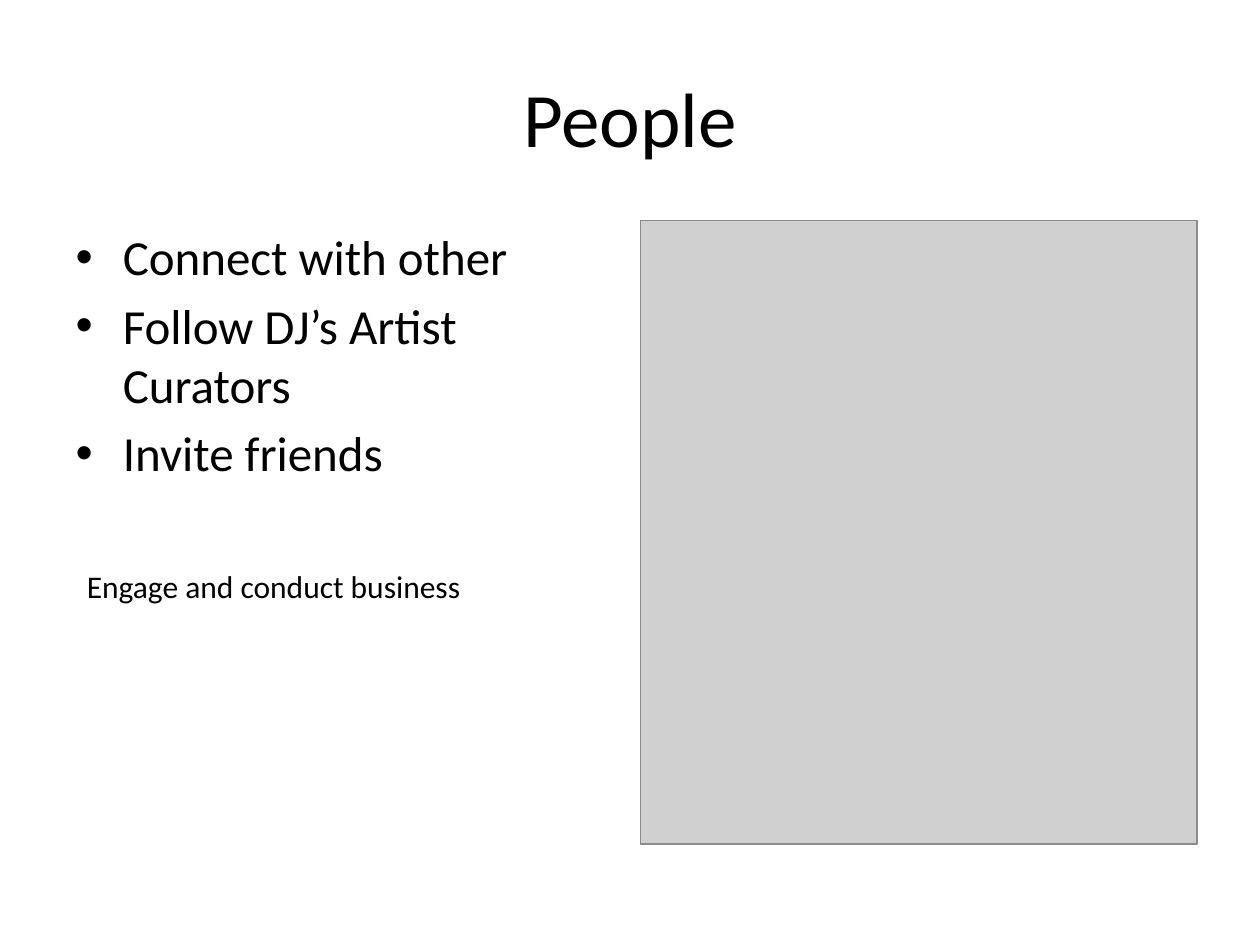
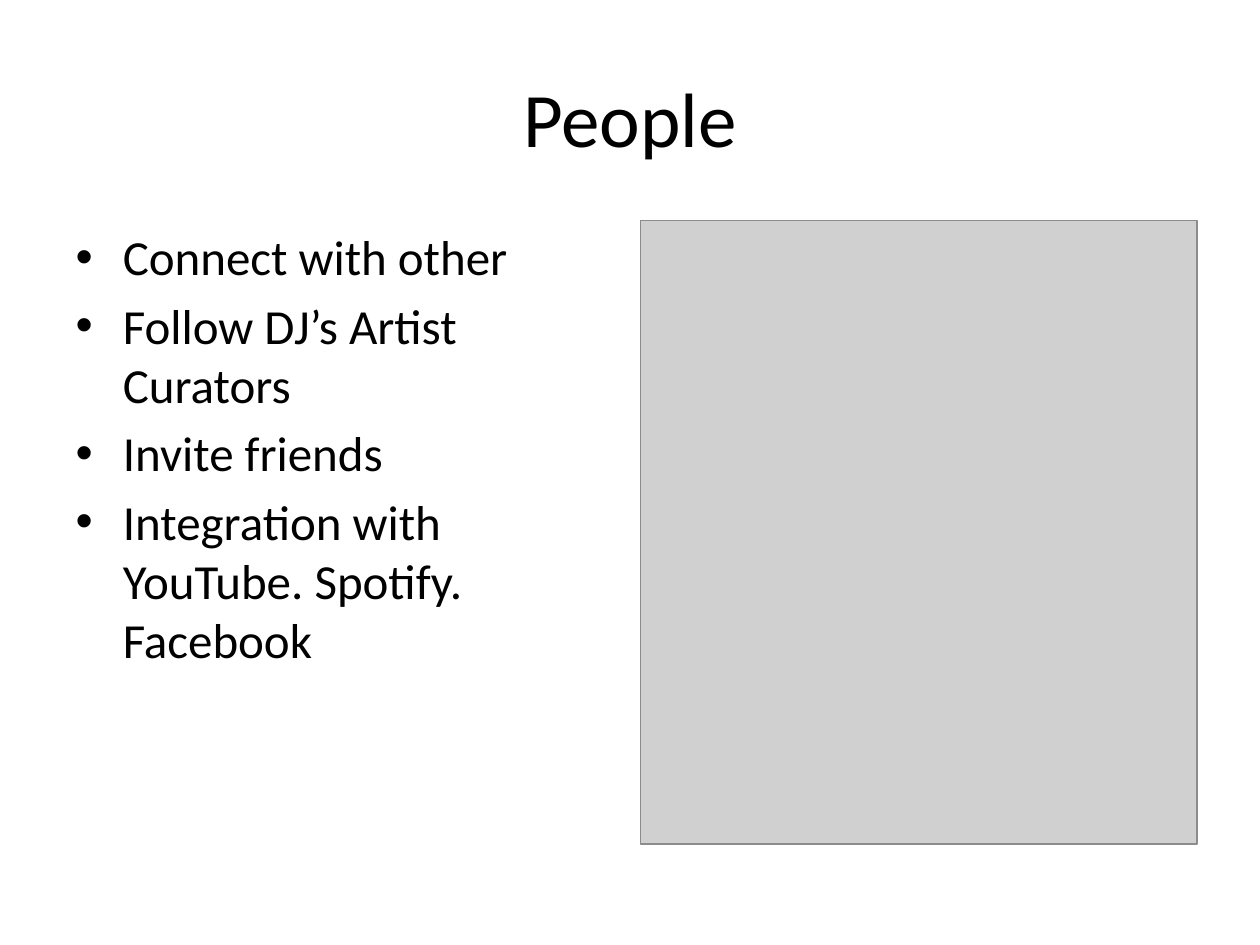
Before and after one commit to maxgronlund/digiramp, a slide deck: slide 3 of documents/strategy/consumer player/DigiRAMP Mobile.pptx. Drawn at 1260x945 pixels with LibreOffice and Linux fonts; fonts in the diff are those of the drawing; grey boxes stand for pictures. Boxes give left, top, right and bottom in pixels: in the first picture for what was removed or moved away, otherwise in the second. Text is boxed around its words. In the diff, an @@ line names an element or a change of style, - is before the commit and + after.

```diff
--- a/documents/strategy/consumer player/DigiRAMP Mobile.pptx
+++ b/documents/strategy/consumer player/DigiRAMP Mobile.pptx
@@ text at (123, 506, 463, 659): paragraph added @@
+• Integration with YouTube. Spotify. Facebook
@@ text removed at (87, 576, 460, 604) @@
-Engage and conduct business
```
Also in this commit, not shown: 3 other slides changed, 9 other files.
